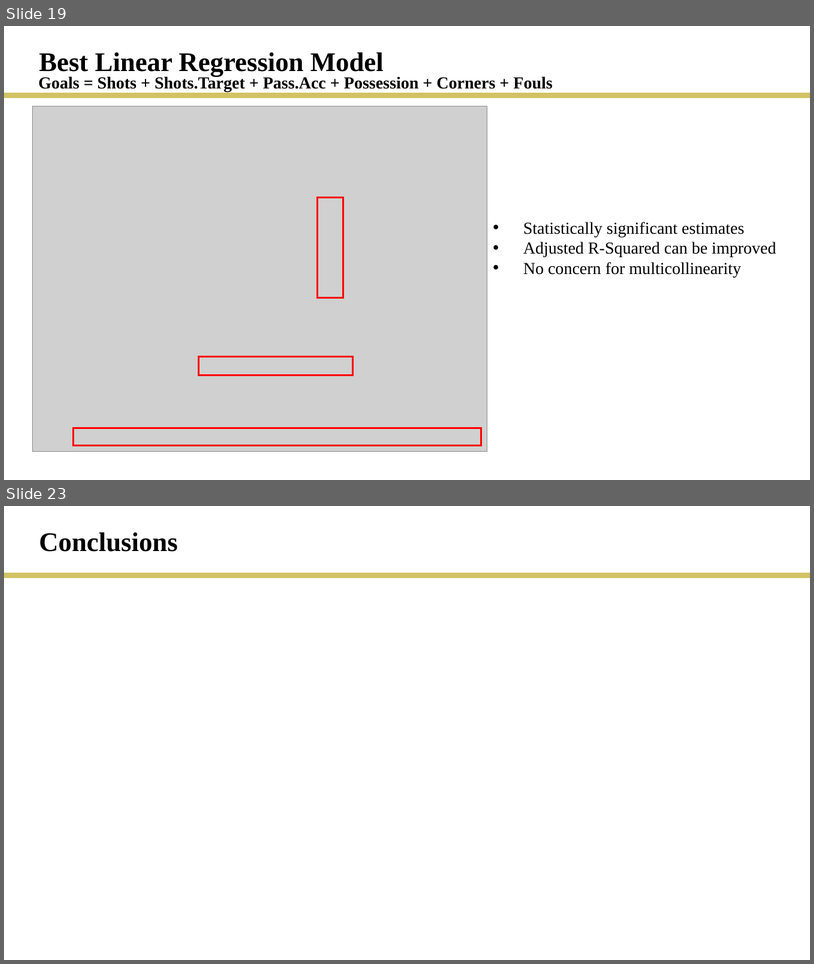
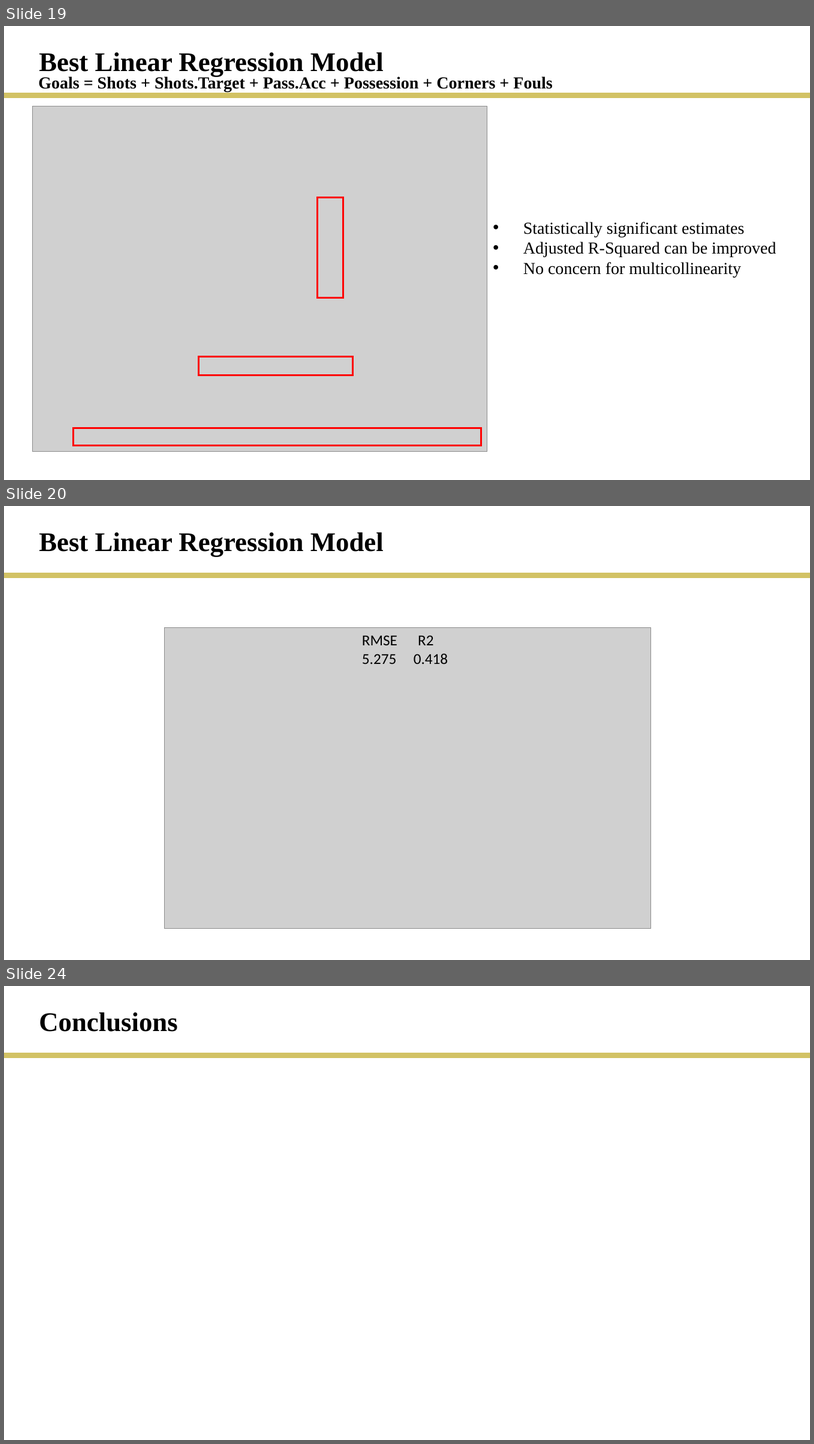
Before and after one commit to rmesina/T2_Codes-R-Us, a slide deck: final_project/T2_final_project.pptx. Shown one above the other, each under a label of ours: slides 19 and 23 before the commit, slides 19, 20 and 24 after it; the slides between them are not shown. The pictures are 814x964 and 814x1444 pixels, drawn with LibreOffice and Linux fonts; fonts in the diff are those of the drawing; grey boxes stand for pictures. Boxes give left, top, right and bottom in pixels: in the first picture for what was removed or moved away, otherwise in the second. Text is boxed around its words. In the diff, an @@ line names an element or a change of style, - is before the commit and + after.

```diff
--- a/final_project/T2_final_project.pptx
+++ b/final_project/T2_final_project.pptx
@@ slide 20 added at (4,506,810,960), background #FFFFFF @@
@@ text added at (39,532,384,556), 32 pt, text #000000, bold @@
+Best Linear Regression Model
@@ line added from (4, 576) to (810, 576), #D2C264 6 pt @@
@@ picture added at (164,628,651,928) @@
@@ text added at (362,635,448,664), 18 pt, text #000000 @@
+RMSE R2
+5.275 0.418
@@ what was slide 23 is now slide 24 @@
```
Also in this commit, not shown: 4 slides changed.
